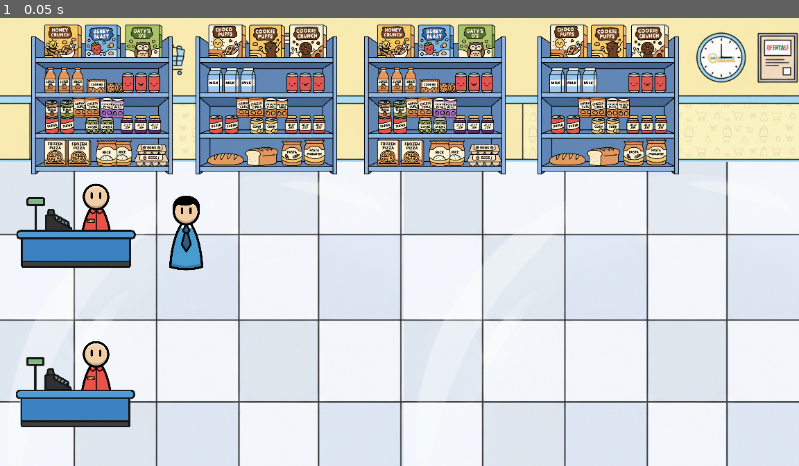
Above: before the commit, frame 1.
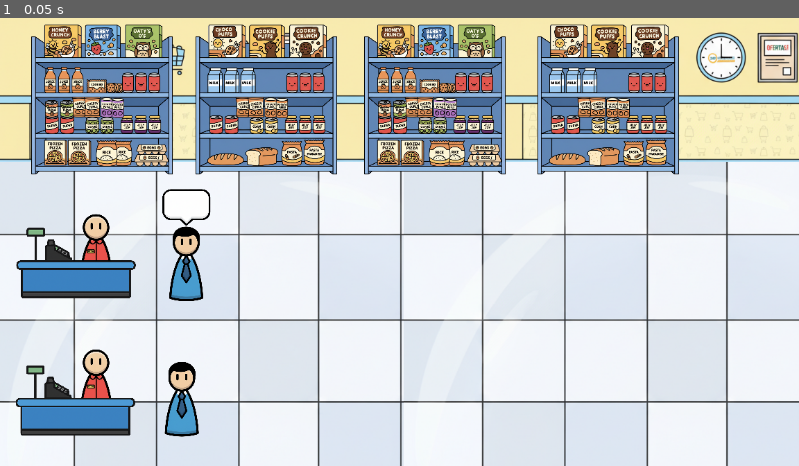
Above: after the commit, the same moment.

Repository: Pedrinnnn-lab/EscaloMania
Game: Godot game, scene res://scenes/supermarket.tscn
Two runs of this game, one before a commit and one after it. Both use one fixed random seed, a clock stepped at 60 frames per second and the inputs below.
Inputs:
- Up to frame 1 (0.05 s): no input

The runs differ from the first frame. In frame 1, 5.4% of the frame differs, in the area x 2-27%, y 36-94%.

Commit message:
product indicator

Diff:
--- a/escalo-mania/scenes/supermarket.tscn
+++ b/escalo-mania/scenes/supermarket.tscn
@@ -7,6 +7,7 @@
 [ext_resource type="Texture2D" uid="uid://p4avhvplb101" path="res://characters/sprites/removed/man.png" id="4_reuu7"]
 [ext_resource type="Texture2D" uid="uid://c2hs3io5caaas" path="res://objects/removed/estante1.png" id="5_grrqp"]
 [ext_resource type="Texture2D" uid="uid://cl2u1eof5xbet" path="res://objects/removed/estante2.png" id="6_kls3s"]
+[ext_resource type="Texture2D" uid="uid://clwxwm6rh6mj2" path="res://ui_hud/product_indicator_removed.png" id="8_jkob8"]
 
 [sub_resource type="TileSetAtlasSource" id="TileSetAtlasSource_gt2a7"]
 texture = ExtResource("3_gt2a7")
@@ -4131,7 +4132,7 @@
 
 [node name="cashier1" type="Sprite2D" parent="counter"]
 z_index = 1
-position = Vector2(137, 400)
+position = Vector2(137.00002, 455.00003)
 scale = Vector2(0.2, 0.2)
 texture = ExtResource("2_07jrh")
 
@@ -4143,7 +4144,7 @@
 
 [node name="cashier2" type="Sprite2D" parent="counter"]
 z_index = 1
-position = Vector2(136, 688)
+position = Vector2(136.00002, 703.00006)
 scale = Vector2(0.2, 0.2)
 texture = ExtResource("2_07jrh")
 
@@ -4159,12 +4160,28 @@
 tile_map_data = PackedByteArray("AAD+/wsAAAAAAAAAAAD+/wwAAAAAAAEAAAD+/w0AAAAAAAIAAAD+/w4AAAAAAAMAAAD+/w8AAAAAAAQAAAD+/x …(65008 unchanged characters)…
 tile_set = SubResource("TileSet_reuu7")
 
-[node name="person" type="CharacterBody2D" parent="."]
+[node name="default_man" type="CharacterBody2D" parent="."]
 z_index = 1
-position = Vector2(336, 400)
+position = Vector2(336, 418)
 scale = Vector2(0.2, 0.2)
 
-[node name="Sprite2D" type="Sprite2D" parent="person"]
+[node name="Sprite2D" type="Sprite2D" parent="default_man"]
+position = Vector2(0, 190)
+texture = ExtResource("4_reuu7")
+
+[node name="ProductIndicator" type="Sprite2D" parent="default_man"]
+z_index = 2
+position = Vector2(0, -329.99988)
+scale = Vector2(0.74999994, 0.74999994)
+texture = ExtResource("8_jkob8")
+
+[node name="default_man2" type="CharacterBody2D" parent="."]
+z_index = 1
+position = Vector2(336, 418)
+scale = Vector2(0.2, 0.2)
+
+[node name="Sprite2D" type="Sprite2D" parent="default_man2"]
+position = Vector2(-40, 1410.0005)
 texture = ExtResource("4_reuu7")
 
 [node name="Camera2D" type="Camera2D" parent="."]
Not shown: 1 places in escalo-mania/scenes/supermarket.tscn that only renumber resources
Binary file added: escalo-mania/ui_hud/product_indicator_removed.png
Not shown, added: escalo-mania/ui_hud/product_indicator_removed.png.import
